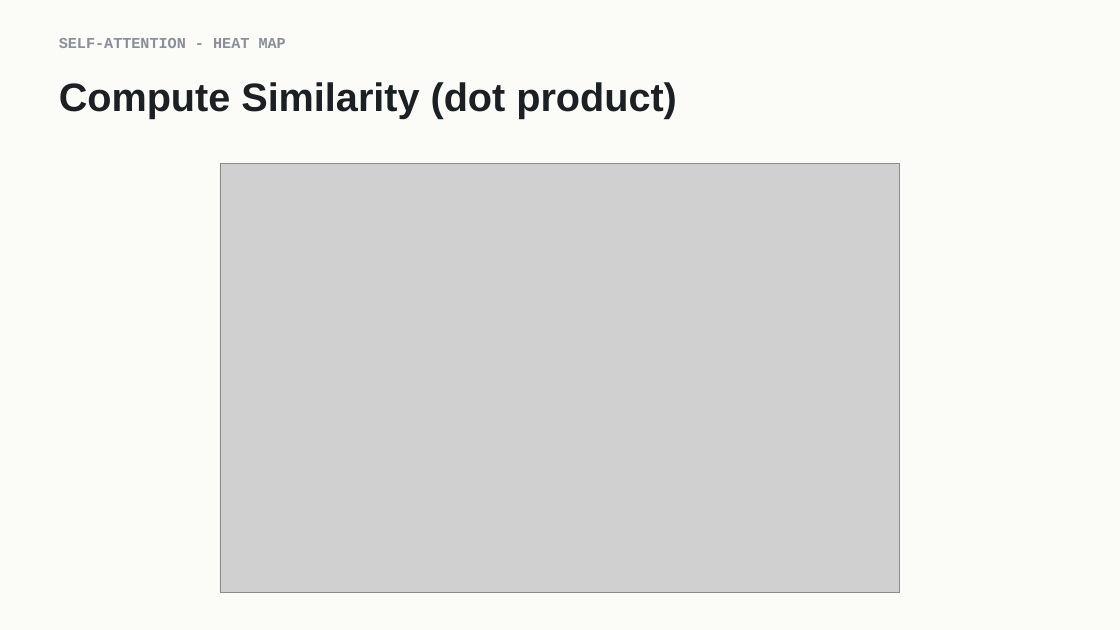
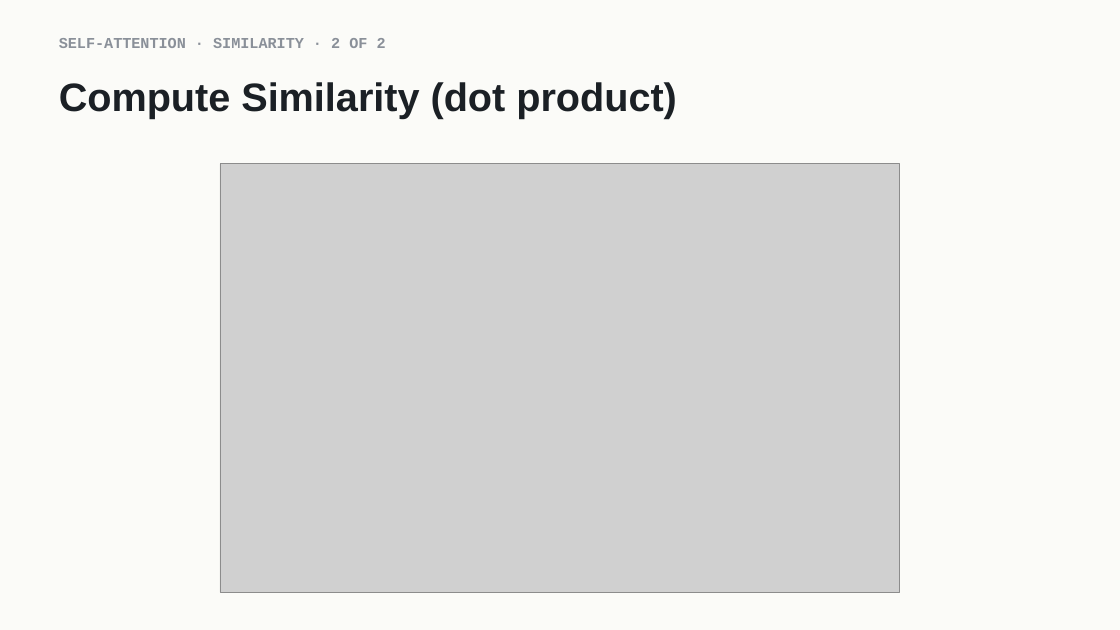
Before and after one commit to indigobio/msacl_dl_course, a slide deck: slide 13 of slides/pptx/lecture07_attention.pptx. Drawn at 1120x630 pixels with LibreOffice and Linux fonts; fonts in the diff are those of the drawing; grey boxes stand for pictures. Boxes give left, top, right and bottom in pixels: in the first picture for what was removed or moved away, otherwise in the second. Text is boxed around its words. In the diff, an @@ line names an element or a change of style, - is before the commit and + after.

```diff
--- a/slides/pptx/lecture07_attention.pptx
+++ b/slides/pptx/lecture07_attention.pptx
@@ text at [59, 38, 386, 48]: text changed @@
-SELF-ATTENTION - HEAT MAP
+SELF-ATTENTION · SIMILARITY · 2 OF 2
```
Also in this commit, not shown: 4 other slides changed, 15 other files.
